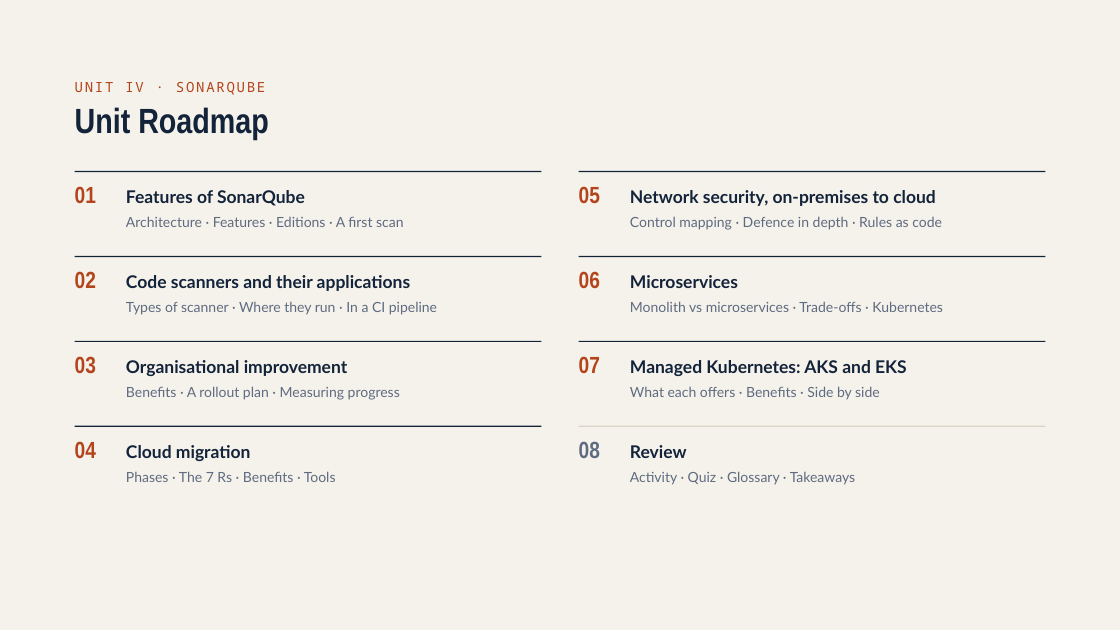
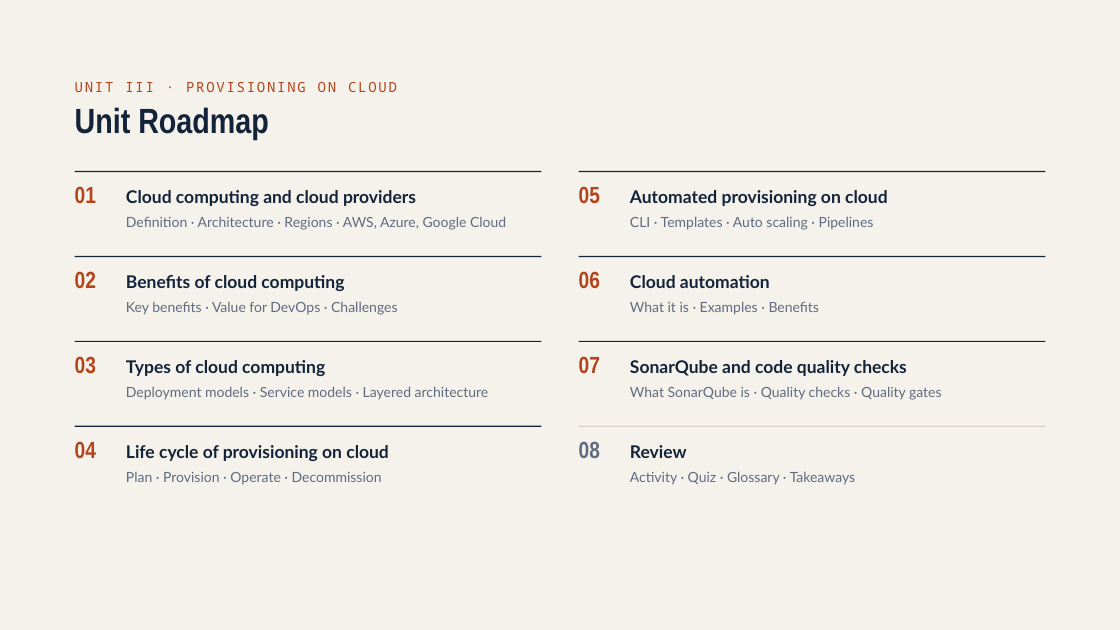
Before and after one commit to greatvand/SRM, a slide deck: slide 2 of Unit III Provisioning on Cloud.pptx. Drawn at 1120x630 pixels with LibreOffice and Linux fonts; fonts in the diff are those of the drawing. Boxes give left, top, right and bottom in pixels: in the first picture for what was removed or moved away, otherwise in the second. Text is boxed around its words. In the diff, an @@ line names an element or a change of style, - is before the commit and + after.

```diff
--- a/Unit III Provisioning on Cloud.pptx
+++ b/Unit III Provisioning on Cloud.pptx
@@ text at [75,82,397,92]: text changed @@
-UNIT IV · SONARQUBE
+UNIT III · PROVISIONING ON CLOUD
@@ text at [126,190,416,206]: text changed @@
-Features of SonarQube
+Cloud computing and cloud providers
@@ text at [630,190,888,206]: text changed @@
-Network security, on-premises to cloud
+Automated provisioning on cloud
@@ text at [126,216,506,230]: text changed @@
-Architecture · Features · Editions · A first scan
+Definition · Architecture · Regions · AWS, Azure, Google Cloud
@@ text at [630,216,874,230]: text changed @@
-Control mapping · Defence in depth · Rules as code
+CLI · Templates · Auto scaling · Pipelines
@@ text at [126,275,344,291]: text changed @@
-Code scanners and their applications
+Benefits of cloud computing
@@ text at [630,275,770,288]: text changed @@
-Microservices
+Cloud automation
@@ text at [126,301,397,315]: text changed @@
-Types of scanner · Where they run · In a CI pipeline
+Key benefits · Value for DevOps · Challenges
@@ text at [630,301,820,315]: text changed @@
-Monolith vs microservices · Trade-offs · Kubernetes
+What it is · Examples · Benefits
@@ text at [126,360,325,376]: text changed @@
-Organisational improvement
+Types of cloud computing
@@ text at [126,386,489,400]: text changed @@
-Benefits · A rollout plan · Measuring progress
+Deployment models · Service models · Layered architecture
@@ text at [630,360,907,376]: text changed @@
-Managed Kubernetes: AKS and EKS
+SonarQube and code quality checks
@@ text at [630,386,942,400]: text changed @@
-What each offers · Benefits · Side by side
+What SonarQube is · Quality checks · Quality gates
@@ text at [126,445,389,461]: text changed @@
-Cloud migration
+Life cycle of provisioning on cloud
@@ text at [126,472,382,485]: text changed @@
-Phases · The 7 Rs · Benefits · Tools
+Plan · Provision · Operate · Decommission
```
Also in this commit, not shown: 4 other slides changed, 40 slides added, 43 slides removed, 1 other file.
